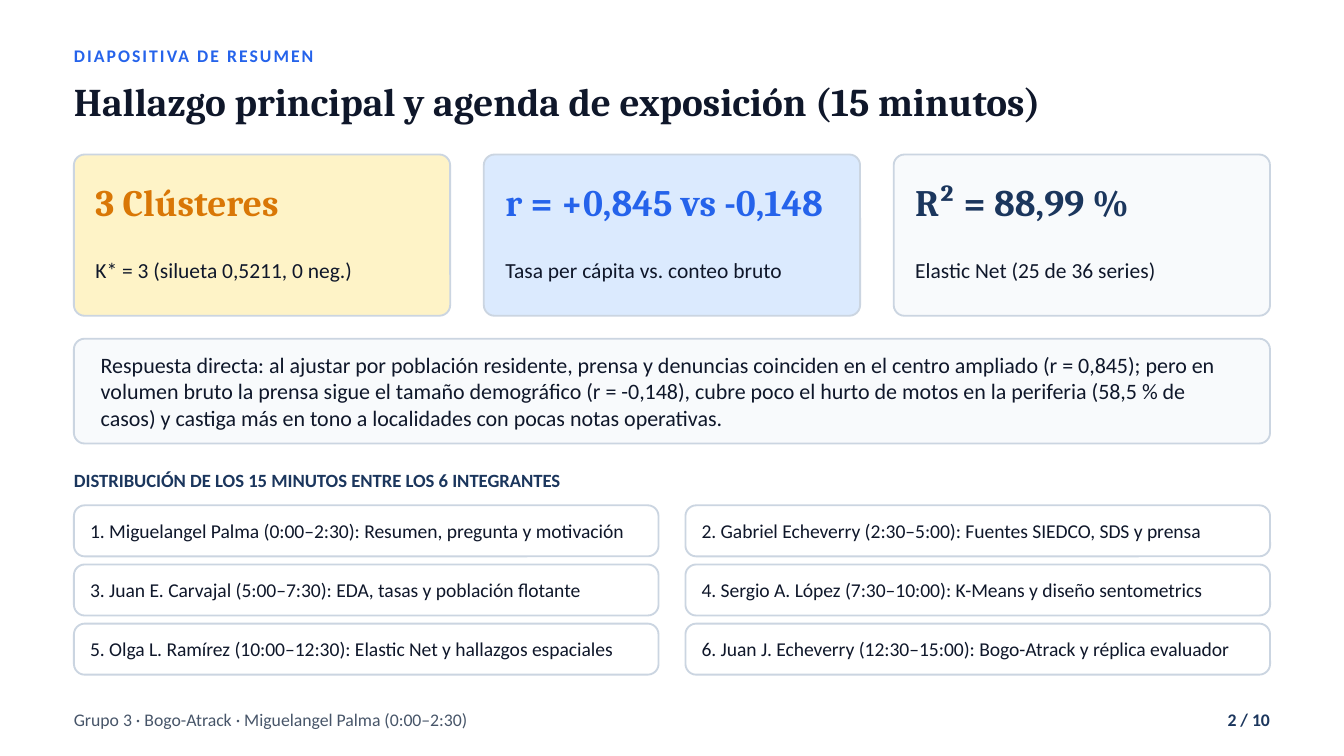
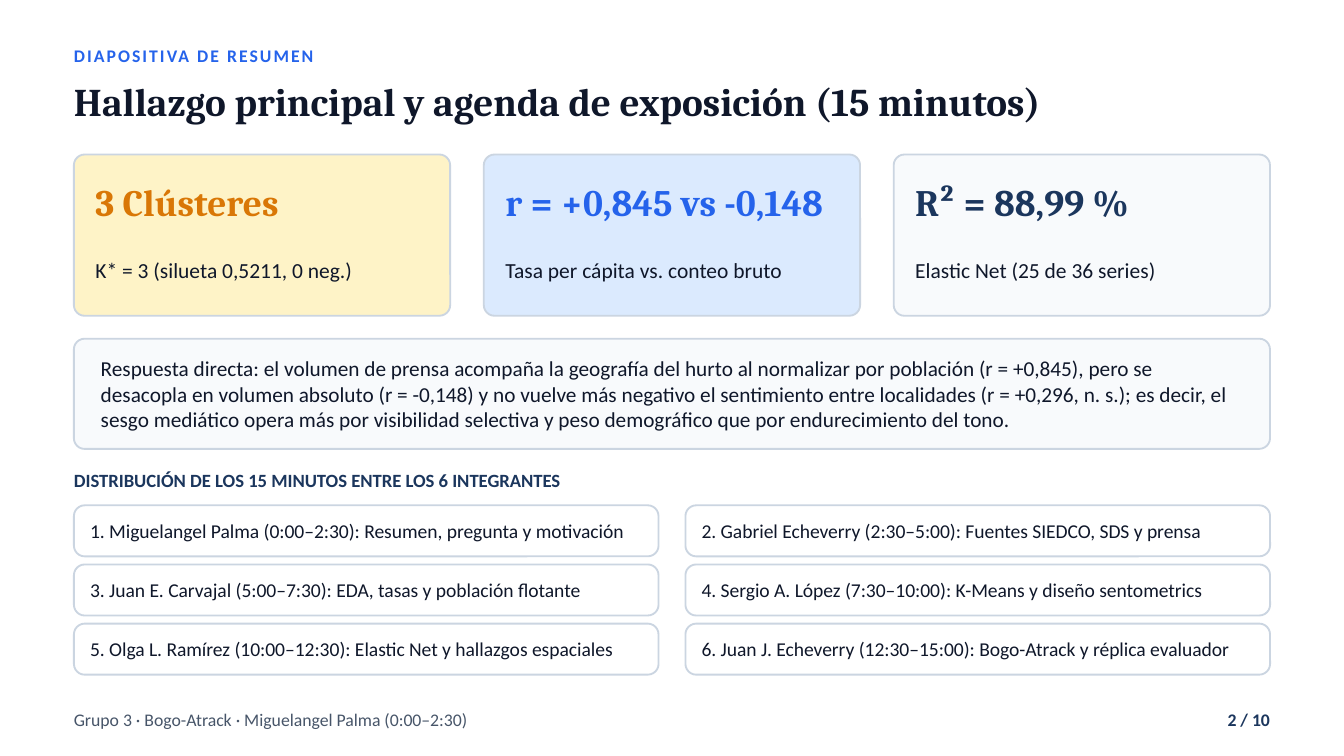
Before and after one commit to juanjo-edm/Repo_Entrega_Final_Taller_R, a slide deck: slide 2 of output/entregas/03_presentacion_plenaria/presentacion_grupo_3.pptx. Drawn at 1344x756 pixels with LibreOffice and Linux fonts; fonts in the diff are those of the drawing. Boxes give left, top, right and bottom in pixels: in the first picture for what was removed or moved away, otherwise in the second. Text is boxed around its words. In the diff, an @@ line names an element or a change of style, - is before the commit and + after.

Commit message:
docs(entregables): agrega sintesis frente a la pregunta en documento final y presentacion

```diff
--- a/output/entregas/03_presentacion_plenaria/presentacion_grupo_3.pptx
+++ b/output/entregas/03_presentacion_plenaria/presentacion_grupo_3.pptx
@@ rounded rectangle: place and size @@
-rounded rectangle at [74, 339, 1270, 444]
+rounded rectangle at [74, 339, 1270, 449]
@@ rounded rectangle at [74, 339, 1270, 449]: proportions changed @@
@@ text at [101, 360, 1226, 431]: text changed; size 11.8 to 11.4 pt @@
-Respuesta directa: al ajustar por población residente, prensa y denuncias coinciden en el centro ampliado (r = 0,845); pero en volumen bruto la prensa sigue el tamaño demográfico (r = -0,148), cubre poco el hurto de motos en la periferia (58,5 % de casos) y castiga más en tono a localidades con pocas notas operativas.
+Respuesta directa: el volumen de prensa acompaña la geografía del hurto al normalizar por población (r = +0,845), pero se desacopla en volumen absoluto (r = -0,148) y no vuelve más negativo el sentimiento entre localidades (r = +0,296, n. s.); es decir, el sesgo mediático opera más por visibilidad selectiva y peso demográfico que por endurecimiento del tono.
```
Also in this commit, not shown: 4 other files.
